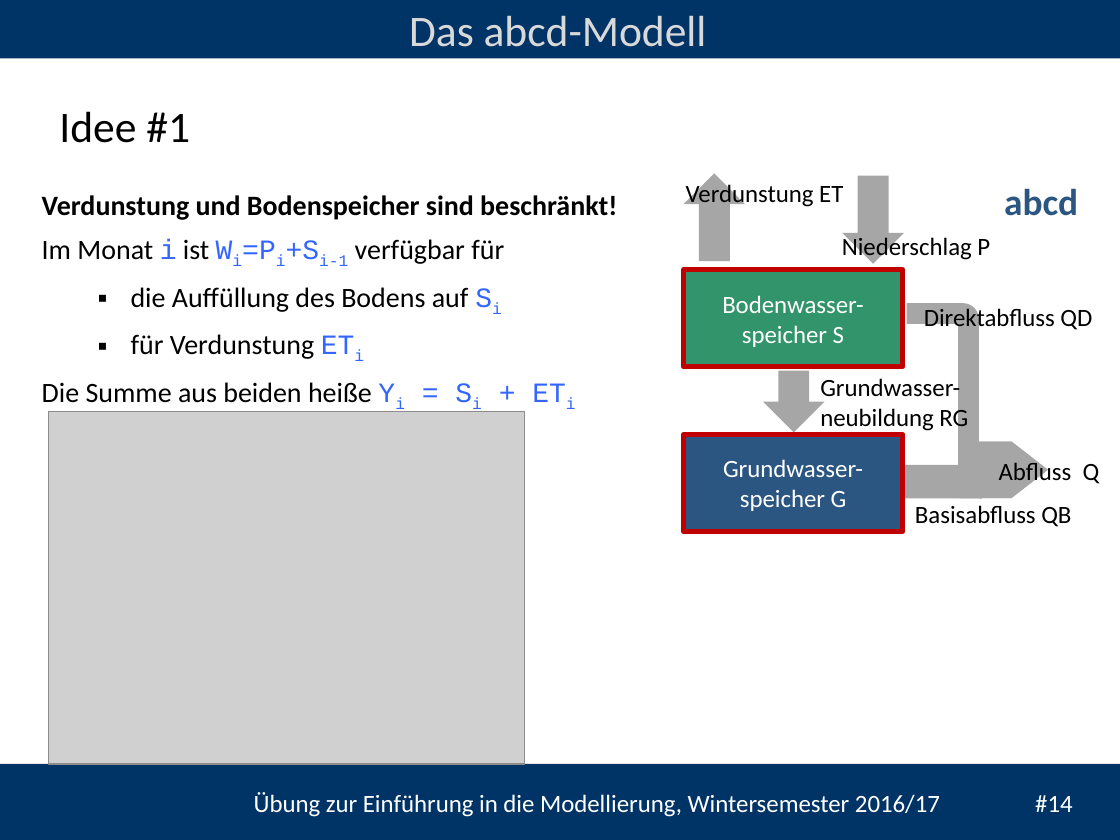
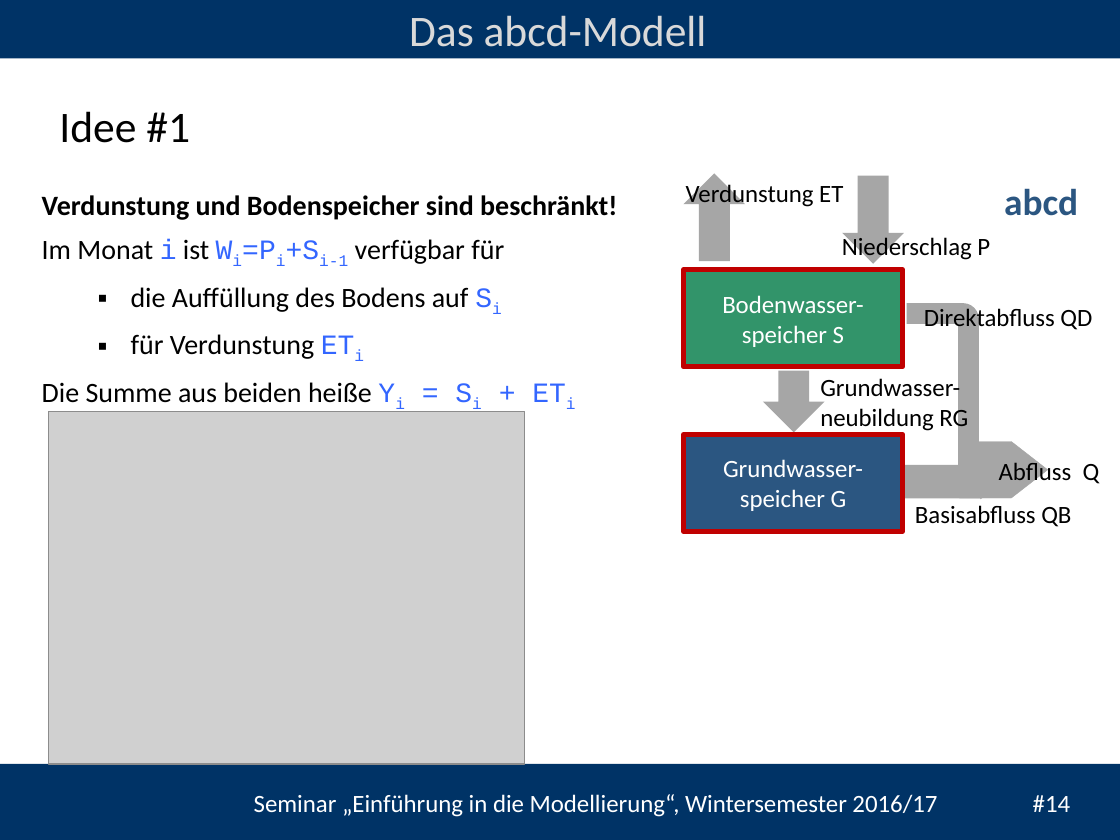
Before and after one commit to heistermann/Einf_Modellierung, a slide deck: slide 14 of Termin_3/folien/UebungModellierung#3.pptx. Drawn at 1120x840 pixels with LibreOffice and Linux fonts; fonts in the diff are those of the drawing; grey boxes stand for pictures; background and template pictures are left out. Boxes give left, top, right and bottom in pixels: in the first picture for what was removed or moved away, otherwise in the second. Text is boxed around its words. In the diff, an @@ line names an element or a change of style, - is before the commit and + after.

```diff
--- a/Termin_3/folien/UebungModellierung#3.pptx
+++ b/Termin_3/folien/UebungModellierung#3.pptx
@@ text at [254, 794, 1071, 817]: text changed @@
-Übung zur Einführung in die Modellierung, Wintersemester 2016/17 #14
+Seminar „Einführung in die Modellierung“, Wintersemester 2016/17 #14
```
Also in this commit, not shown: 18 other slides changed.
